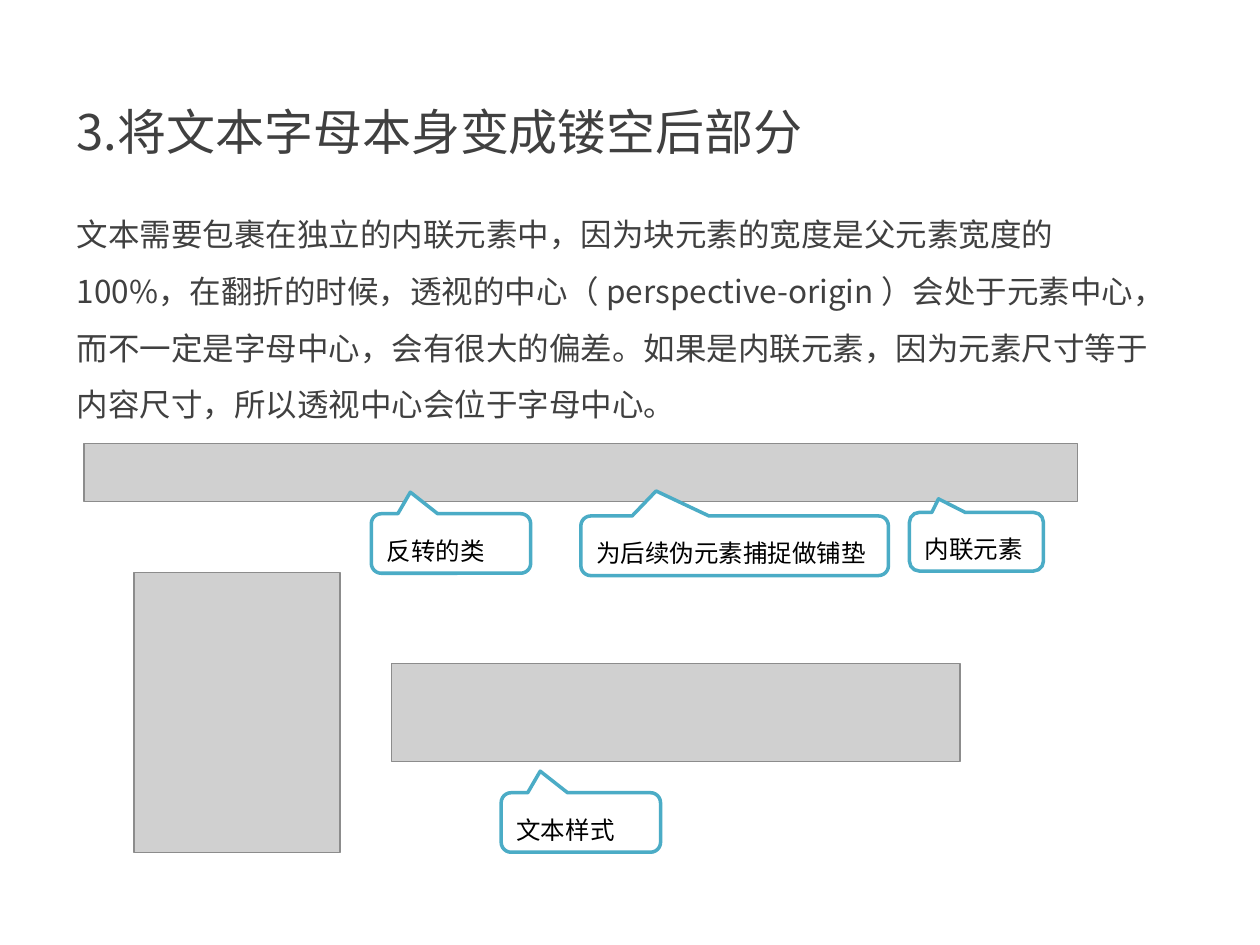
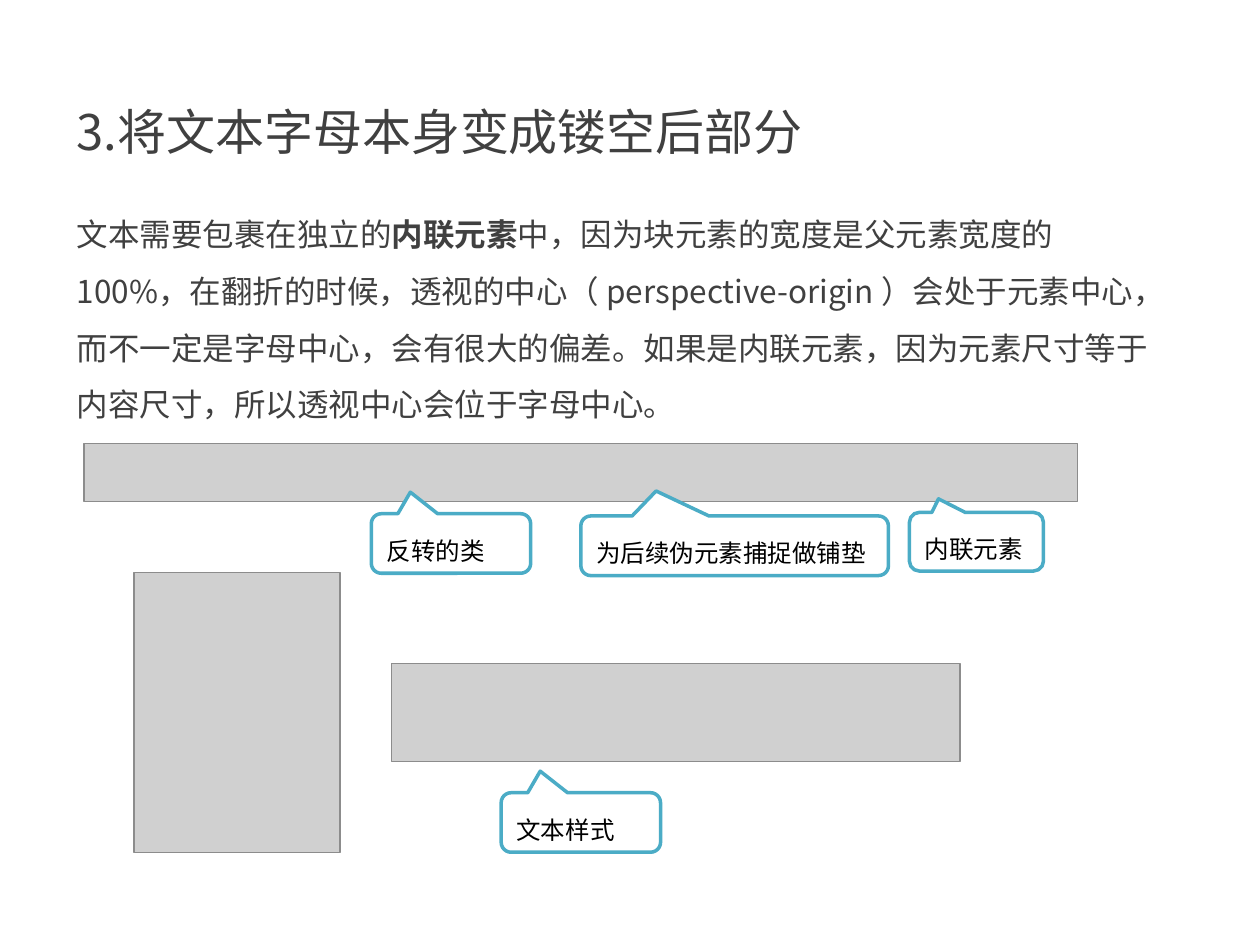
Before and after one commit to kong66/webAni, a slide deck: slide 4 of 5-3DLetter/3DLetter.pptx. Drawn at 1260x945 pixels with LibreOffice and Linux fonts; fonts in the diff are those of the drawing; grey boxes stand for pictures. Boxes give left, top, right and bottom in pixels: in the first picture for what was removed or moved away, otherwise in the second. Text is boxed around its words. In the diff, an @@ line names an element or a change of style, - is before the commit and + after.

```diff
--- a/5-3DLetter/3DLetter.pptx
+++ b/5-3DLetter/3DLetter.pptx
@@ text "文本需要包裹在独立的内联元素中，因为块元素的宽度是父元素宽度的100%，在翻折的时候，透视的中心（ perspectiv ..." at bbox=[77, 219, 1165, 419]: bold on in "文本需要包裹在独立的内联元素中，因为块元素的宽度是父元素宽度的100%，在翻折的时候，透视的中心（" @@
```
Also in this commit, not shown: 2 other files.
